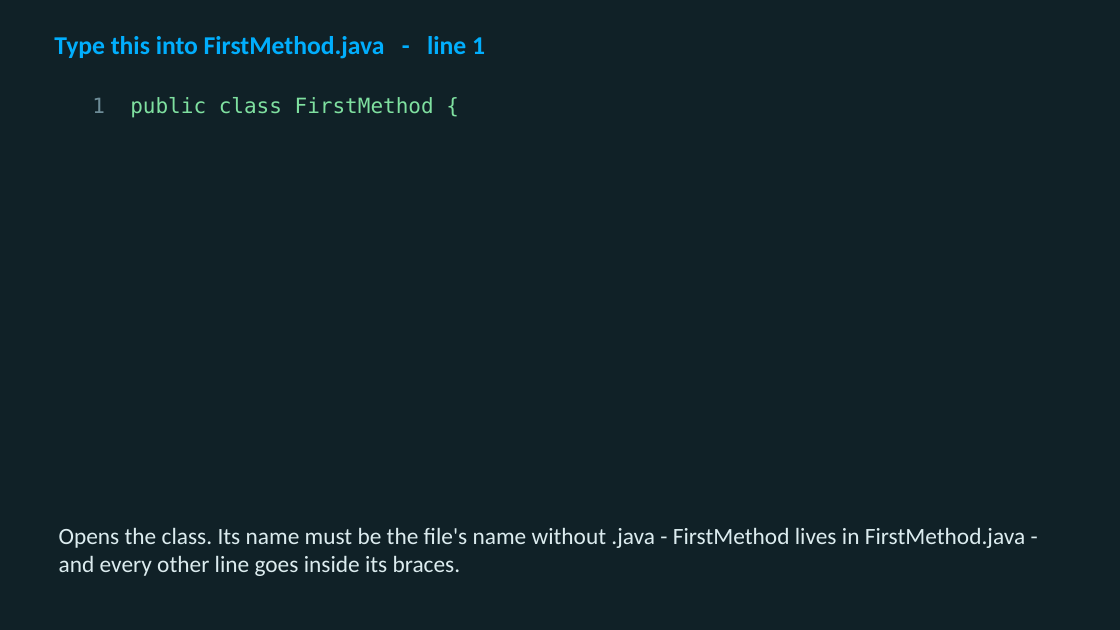
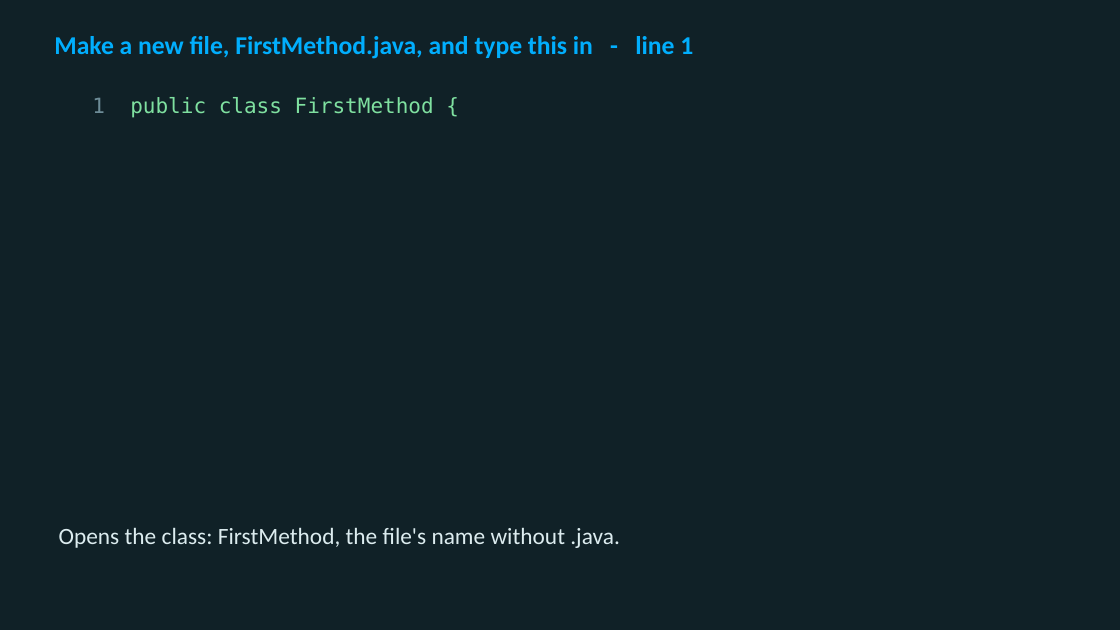
Before and after one commit to utgapps/utgapps.github.io, a slide deck: slide 4 of cs701/slides/week-09.pptx. Drawn at 1120x630 pixels with LibreOffice and Linux fonts; fonts in the diff are those of the drawing. Boxes give left, top, right and bottom in pixels: in the first picture for what was removed or moved away, otherwise in the second. Text is boxed around its words. In the diff, an @@ line names an element or a change of style, - is before the commit and + after.

```diff
--- a/cs701/slides/week-09.pptx
+++ b/cs701/slides/week-09.pptx
@@ text at bbox=[54, 36, 693, 59]: text changed @@
-Type this into FirstMethod.java - line 1
+Make a new file, FirstMethod.java, and type this in - line 1
@@ text at bbox=[59, 527, 620, 548]: text changed @@
-Opens the class. Its name must be the file's name without .java - FirstMethod lives in FirstMethod.java - and every other line goes inside its braces.
+Opens the class: FirstMethod, the file's name without .java.
```
Also in this commit, not shown: 4 other slides changed, 47 other files.
